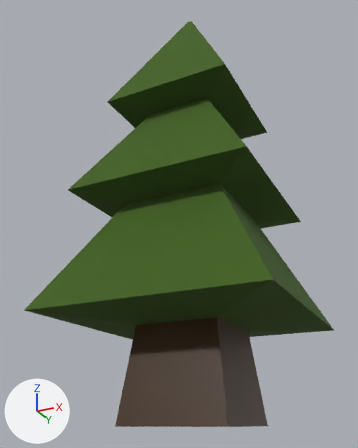
One commit to the glTF model assets/art/models/game/spruce.glb: the scene before it, then after it.
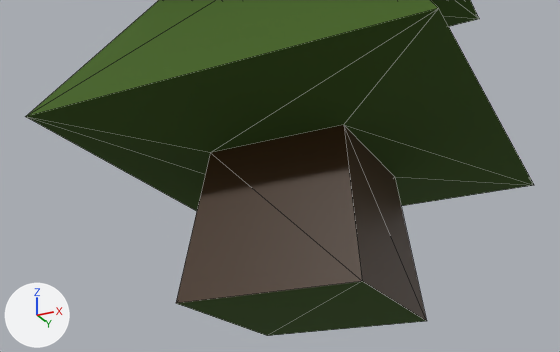
Old and new are each drawn whole from a 50 mm lens placed at (3.93, -8.49, 0.04), pointed at (-0.36, 0.1, 3.9) and again close up from a 50 mm lens placed at (3.4, -7.45, -1.73), pointed at (-0.28, -0.09, 1.58). The lights are fixed; the arrows at lower left show +X, +Y and +Z. The older version's two pictures come first. The close-ups show mesh edges as thin lines. Vertices at exactly the same position are counted once.
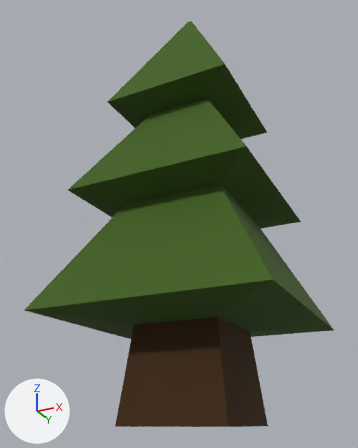
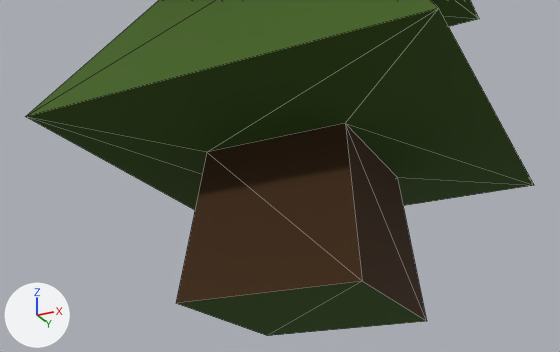
What differs and where, as boxes [x1, y1, x2, y2] in the close-ups (560 x 352 px; the box of a moved part takes in the faces that stretch with it):
```json
{"object": "Cube", "change": "surface changed, reshaped", "before": [26, 0, 534, 336], "after": [26, 0, 534, 336], "on screen": "darker"}
{"part": 1, "of": "me_cube", "change": "moved or reshaped", "before": [126, 37, 467, 321], "after": [126, 37, 467, 321]}
```

Scene script edits in JSON lines:
```json
{"op": "set", "path": "mat_spruce_root.roughness", "old": "0.5", "new": "1.0"}
{"block": "me_cube", "where": "me_cube.from_pydata(...)  # 32 vertices, 60 faces; spans x -2.18..2.18, y -2.18..2.18, z 0.0..9.05"}
{"block": "me_cube", "where": "# used by ob_cube; location = (0.0, 0.0, 0.0)"}
{"block": "me_cube", "change": "me_cube part 1"}
{"op": "set", "path": "me_cube.vertices[0].co", "old": "(0.79, 0.79, 1.69)", "new": "(0.82, 0.82, 1.69)", "note": "pixel (394, 176) -> pixel (397, 177)"}
{"op": "set", "path": "me_cube.vertices[2].co", "old": "(0.79, -0.79, 1.69)", "new": "(0.82, -0.82, 1.69)", "note": "pixel (343, 124) -> pixel (345, 123)"}
{"op": "set", "path": "me_cube.vertices[4].co", "old": "(-0.79, 0.79, 1.69)", "new": "(-0.82, 0.82, 1.69)"}
{"op": "set", "path": "me_cube.vertices[6].co", "old": "(-0.79, -0.79, 1.69)", "new": "(-0.82, -0.82, 1.69)", "note": "pixel (210, 152) -> pixel (206, 152)"}
```
